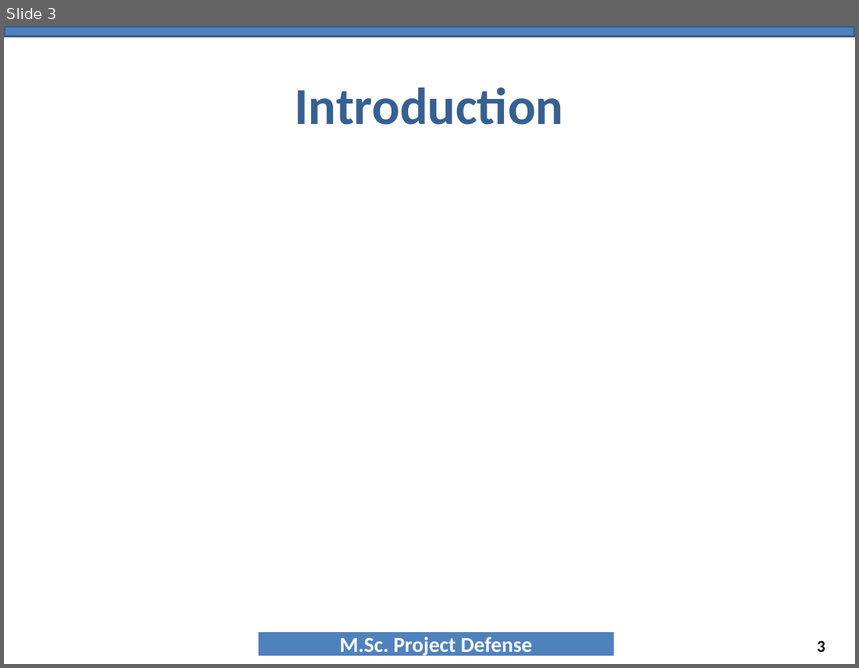
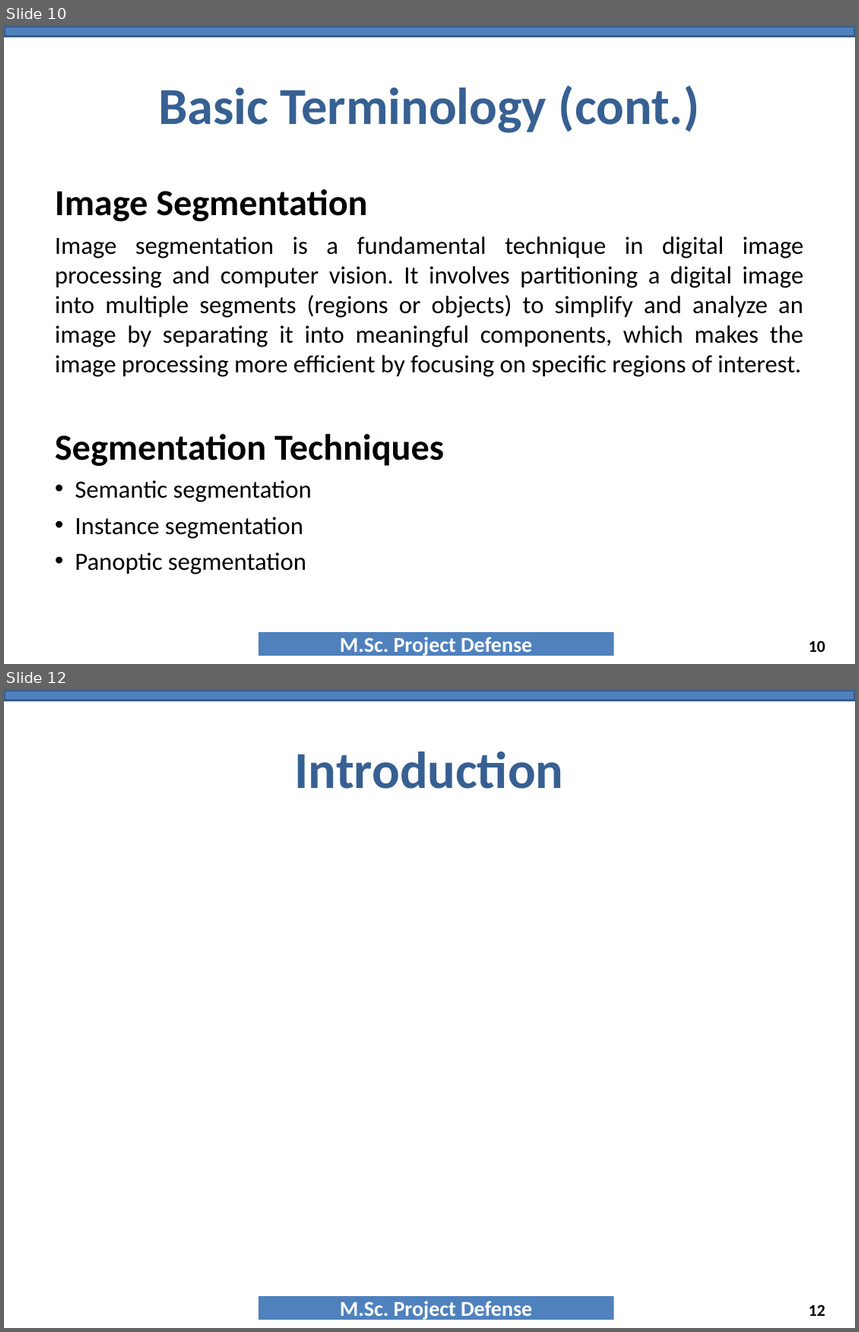
Before and after one commit to NAYANCSE27/msc-project, a slide deck: 9_PresentationTemplate_MscProject_CSE-057443.ppt. Shown one above the other, each under a label of ours: slide 3 before the commit, slides 10 and 12 after it; the slides between them are not shown. The pictures are 859x668 and 859x1332 pixels, drawn with LibreOffice and Linux fonts; fonts in the diff are those of the drawing; background and template pictures are left out. Boxes give left, top, right and bottom in pixels: in the first picture for what was removed or moved away, otherwise in the second. Text is boxed around its words. In the diff, an @@ line names an element or a change of style, - is before the commit and + after.

Commit message:
added basic information

```diff
--- a/9_PresentationTemplate_MscProject_CSE-057443.ppt
+++ b/9_PresentationTemplate_MscProject_CSE-057443.ppt
@@ slide 10 added at [4, 26, 855, 664], background #FFFFFF; not listed: 2 template elements that a slide beside it also shows @@
@@ title added at [158, 85, 700, 133], 44 pt, text #376092, bold @@
+Basic Terminology (cont.)
@@ text added at [55, 189, 804, 575], 21 pt, text #000000 @@
+Image Segmentation
+Image segmentation is a fundamental technique in digital image processing and computer vision. It involves partitioning a digital image into multiple segments (regions or objects) to simplify and analyze an image by separating it into meaningful components, which makes the image processing more efficient by focusing on specific regions of interest.
+Segmentation Techniques
+• Semantic segmentation
+• Instance segmentation
+• Panoptic segmentation
@@ page number added at [809, 641, 826, 652], 14 pt, text #000000, bold @@
+10
@@ what was slide 3 is now slide 12 @@
@@ page number at [809, 1305, 826, 1316]: text changed @@
-3
+12
```
Also in this commit, not shown: 2 slides changed, 8 other slides added.
